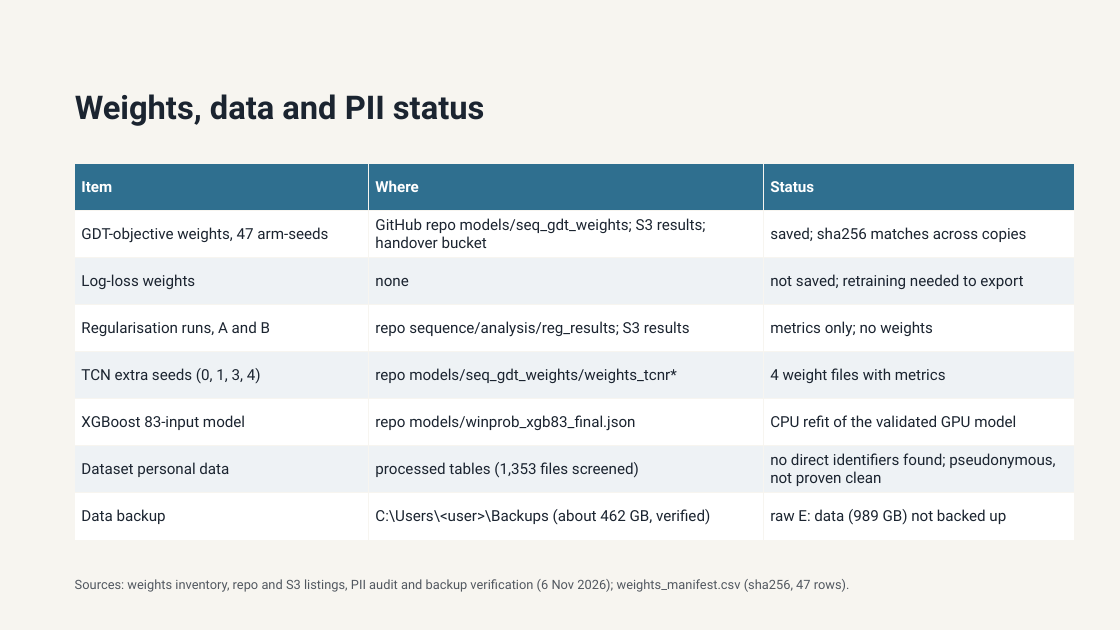
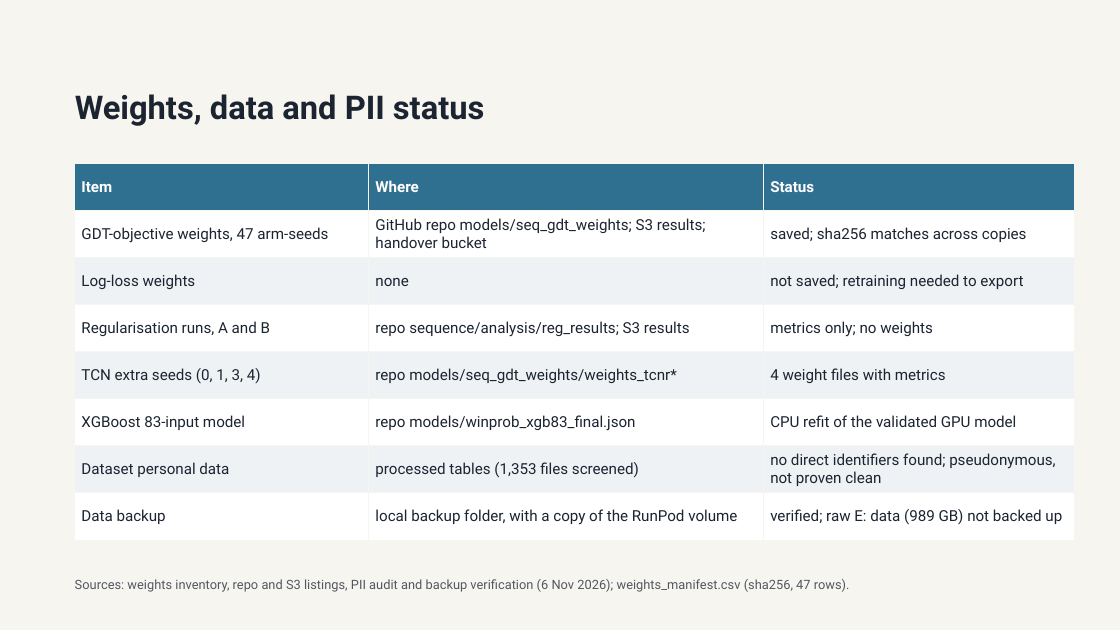
Before and after one commit to pureskillgg/counterstrike-win-probability, a slide deck: slide 12 of deliverables/deck_2026-11-06/CS2 Win-Probability Finished Models 6 Nov 2026.pptx. Drawn at 1120x630 pixels with LibreOffice and Linux fonts; fonts in the diff are those of the drawing. Boxes give left, top, right and bottom in pixels: in the first picture for what was removed or moved away, otherwise in the second. Text is boxed around its words. In the diff, an @@ line names an element or a change of style, - is before the commit and + after.

```diff
--- a/deliverables/deck_2026-11-06/CS2 Win-Probability Finished Models 6 Nov 2026.pptx
+++ b/deliverables/deck_2026-11-06/CS2 Win-Probability Finished Models 6 Nov 2026.pptx
@@ table at (75,164,1075,540) @@
-row 8, column 2: C:\Users\<user>\Backups (about 462 GB, verified)
+row 8, column 2: local backup folder, with a copy of the RunPod volume
-row 8, column 3: raw E: data (989 GB) not backed up
+row 8, column 3: verified; raw E: data (989 GB) not backed up
```
Also in this commit, not shown: 1 other slide changed, 10 other files.
